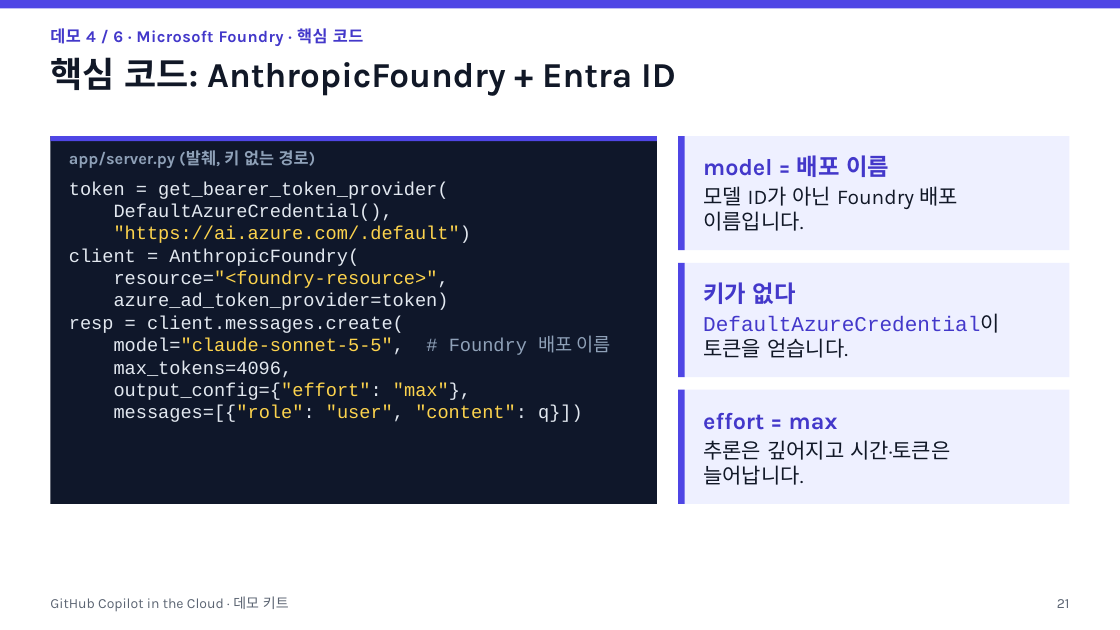
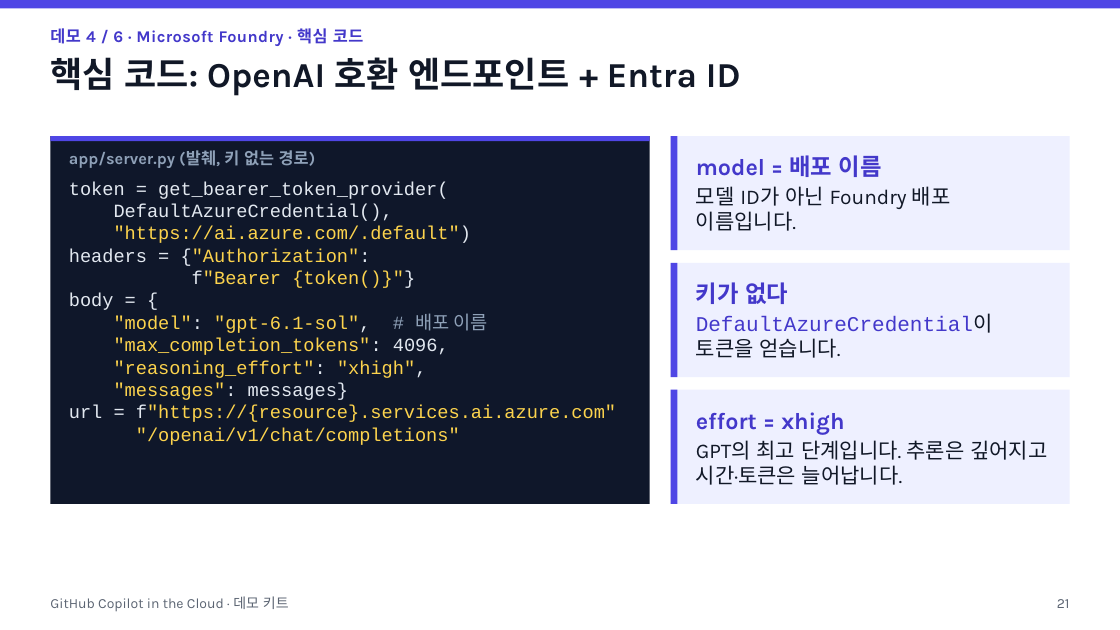
Before and after one commit to junwoojeong100/ghcp-in-the-cloud, a slide deck: slide 21 of slides/demo-presentation-ko.pptx. Drawn at 1120x630 pixels with LibreOffice and Linux fonts; fonts in the diff are those of the drawing. Boxes give left, top, right and bottom in pixels: in the first picture for what was removed or moved away, otherwise in the second. Text is boxed around its words. In the diff, an @@ line names an element or a change of style, - is before the commit and + after.

```diff
--- a/slides/demo-presentation-ko.pptx
+++ b/slides/demo-presentation-ko.pptx
@@ title at <box>50,57,741,96</box>: text changed @@
-핵심 코드: AnthropicFoundry + Entra ID
+핵심 코드: OpenAI 호환 엔드포인트 + Entra ID
@@ rectangle: place and size @@
-rectangle at <box>50,136,657,504</box>
+rectangle at <box>50,136,649,504</box>
@@ rectangle: place and size @@
-rectangle at <box>50,136,657,141</box>
+rectangle at <box>50,136,649,141</box>
@@ rectangle: place and size @@
-rectangle at <box>678,136,1070,250</box>
+rectangle at <box>670,136,1070,250</box>
@@ text "model = 배포 이름": place and size @@
-text "model = 배포 이름" at <box>703,155,958,231</box>
+text "model = 배포 이름" at <box>696,155,951,231</box>
@@ text at <box>69,249,616,445</box>: text changed; text colour #E2E8F0 to #FCD34D @@
-client = AnthropicFoundry(
-resource="<foundry-resource>",
-azure_ad_token_provider=token)
-resp = client.messages.create(
-model="claude-sonnet-5-5", # Foundry 배포 이름
-max_tokens=4096,
-output_config={"effort": "max"},
-messages=[{"role": "user", "content": q}])
+headers = {"Authorization":
+f"Bearer {token()}"}
+body = {
+"model": "gpt-6.1-sol", # 배포 이름
+"max_completion_tokens": 4096,
+"reasoning_effort": "xhigh",
+"messages": messages}
+url = f"https://{resource}.services.ai.azure.com"
+"/openai/v1/chat/completions"
@@ rectangle: place and size @@
-rectangle at <box>678,263,1070,377</box>
+rectangle at <box>670,263,1070,377</box>
@@ text "키가 없다": place and size @@
-text "키가 없다" at <box>703,282,1000,358</box>
+text "키가 없다" at <box>696,282,993,358</box>
@@ rectangle: place and size @@
-rectangle at <box>678,390,1070,504</box>
+rectangle at <box>670,390,1070,504</box>
@@ 3 rectangles: place and size @@
-3 rectangles at <box>678,136,685,504</box>
+3 rectangles at <box>670,136,677,504</box>
@@ text at <box>696,412,1047,485</box>: text changed @@
-effort = max
-추론은 깊어지고 시간·토큰은 늘어납니다.
+effort = xhigh
+GPT의 최고 단계입니다. 추론은 깊어지고 시간·토큰은 늘어납니다.
```
Also in this commit, not shown: 9 other slides changed, 25 other files.
